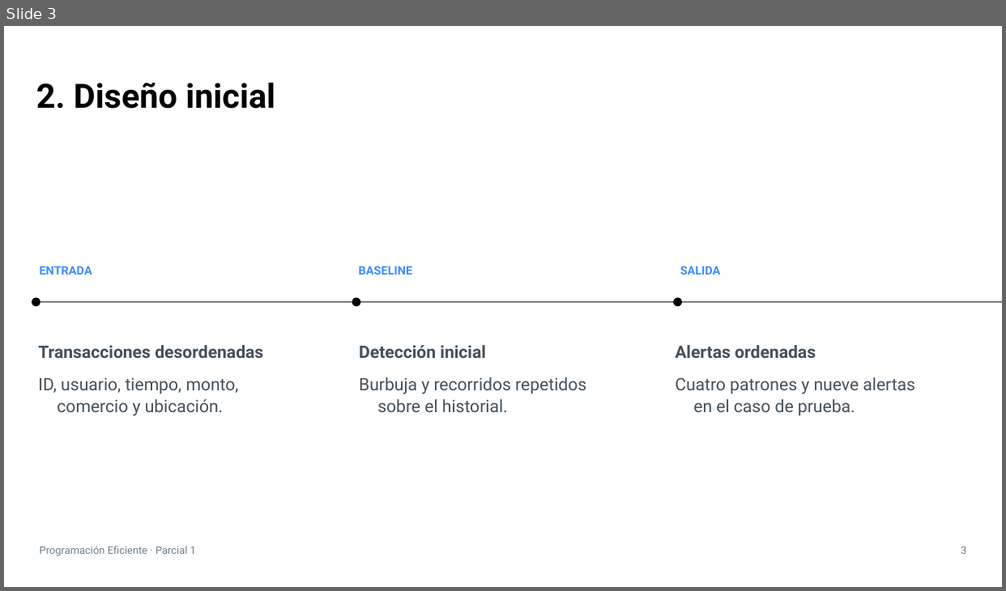
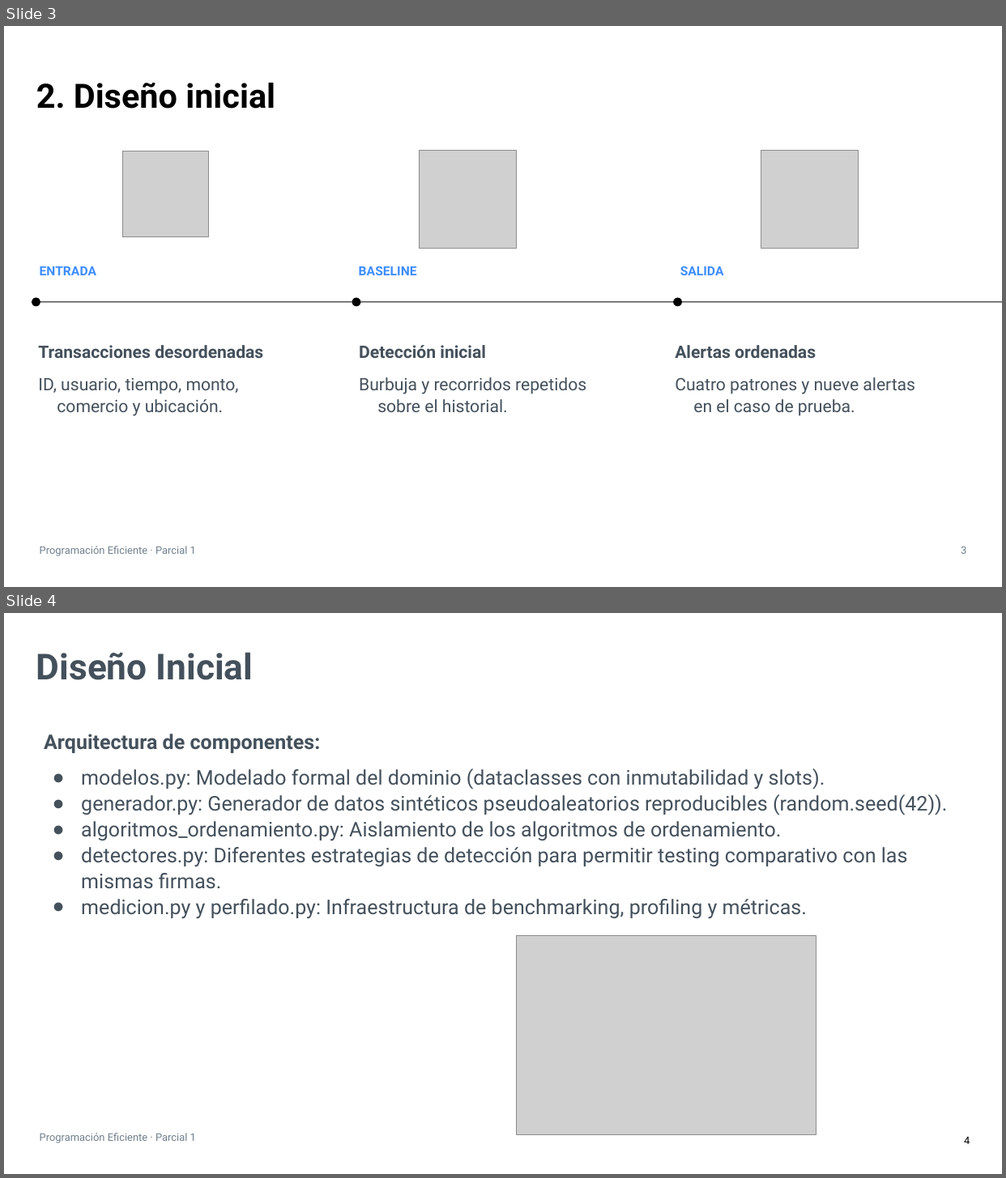
Before and after one commit to Alesso-Chiavarino/PE, a slide deck: parcial_1/presentacion/Parcial-1-Programacion-Eficiente.pptx. Shown one above the other, each under a label of ours: slide 3 before the commit, slides 3 and 4 after it. The pictures are 1006x591 and 1006x1178 pixels, drawn with LibreOffice and Linux fonts; fonts in the diff are those of the drawing; grey boxes stand for pictures. Boxes give left, top, right and bottom in pixels: in the first picture for what was removed or moved away, otherwise in the second. Text is boxed around its words. In the diff, an @@ line names an element or a change of style, - is before the commit and + after.

```diff
--- a/parcial_1/presentacion/Parcial-1-Programacion-Eficiente.pptx
+++ b/parcial_1/presentacion/Parcial-1-Programacion-Eficiente.pptx
@@ slide 4 added at <box>4,613,1002,1174</box>, background #FFFFFF @@
@@ title added at <box>36,653,253,680</box>, 34.5 pt, text #44515C, bold @@
+Diseño Inicial
@@ text added at <box>44,734,947,919</box>, 19.5 pt, text #44515C @@
+Arquitectura de componentes:
+● modelos.py: Modelado formal del dominio (dataclasses con inmutabilidad y slots).
+● generador.py: Generador de datos sintéticos pseudoaleatorios reproducibles (random.seed(42)).
+● algoritmos_ordenamiento.py: Aislamiento de los algoritmos de ordenamiento.
+● detectores.py: Diferentes estrategias de detección para permitir testing comparativo con las mismas firmas.
+● medicion.py y perfilado.py: Infraestructura de benchmarking, profiling y métricas.
@@ picture added at <box>517,935,816,1135</box> @@
@@ text added at <box>40,1133,196,1144</box>, 10 pt, text #70808D @@
+Programación Eficiente · Parcial 1
@@ page number added at <box>964,1137,970,1144</box>, 10 pt, text #000000 @@
+4
@@ slide 3 changed as well @@
@@ picture added at <box>123,151,209,237</box> @@
@@ picture added at <box>419,150,516,248</box> @@
@@ picture added at <box>761,150,859,248</box> @@
@@ size 11.3 to 12.3 pt; less space between paragraphs in 3 elements at <box>40,267,96,275</box>, <box>359,266,417,275</box>, <box>680,266,724,275</box> @@
```
Also in this commit, not shown: 11 other slides changed, 9 other slides added, 1 other file.
